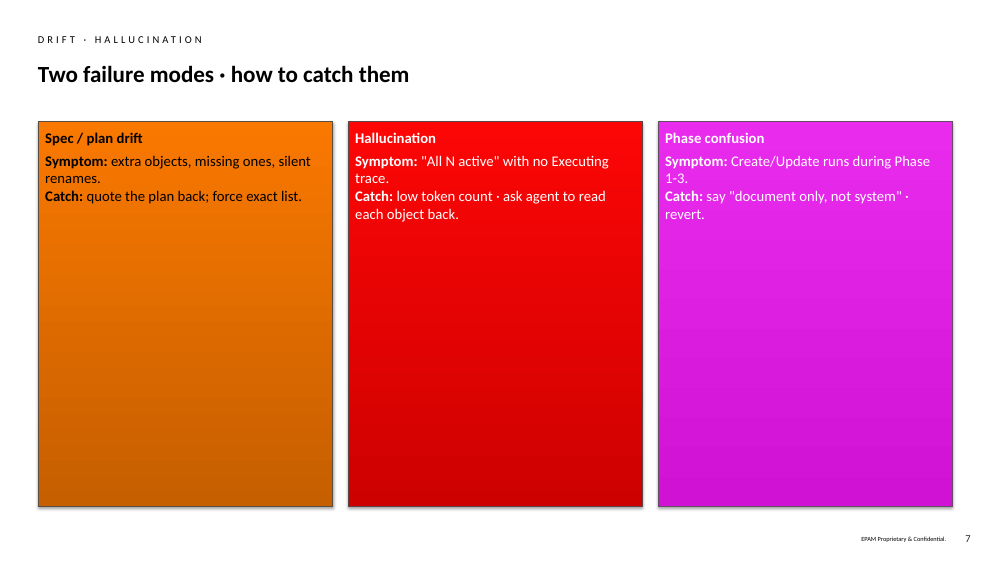
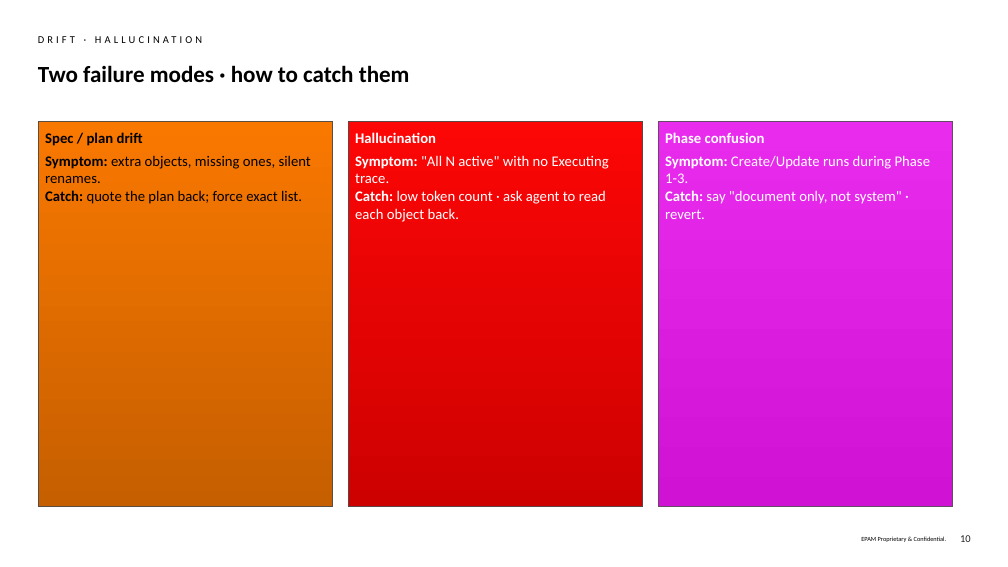
Before and after one commit to fr0ster/cloud-llm-hub, a slide deck: slide 10 of docs/tutorials/rap-bo-book-catalog/examples/book-catalog/report.simple-deck.pptx (slide 7 before the commit). Drawn at 1008x567 pixels with LibreOffice and Linux fonts; fonts in the diff are those of the drawing; background and template pictures are left out. Boxes give left, top, right and bottom in pixels: in the first picture for what was removed or moved away, otherwise in the second. Text is boxed around its words. In the diff, an @@ line names an element or a change of style, - is before the commit and + after.

```diff
--- a/docs/tutorials/rap-bo-book-catalog/examples/book-catalog/report.simple-deck.pptx
+++ b/docs/tutorials/rap-bo-book-catalog/examples/book-catalog/report.simple-deck.pptx
@@ shadow off in 3 elements at (38,121,333,507), (348,121,643,507), (658,121,953,507) @@
@@ page number at (960,535,971,542): text changed @@
-7
+10
```
Also in this commit, not shown: 6 other slides changed, 3 slides added, 2 other files.
